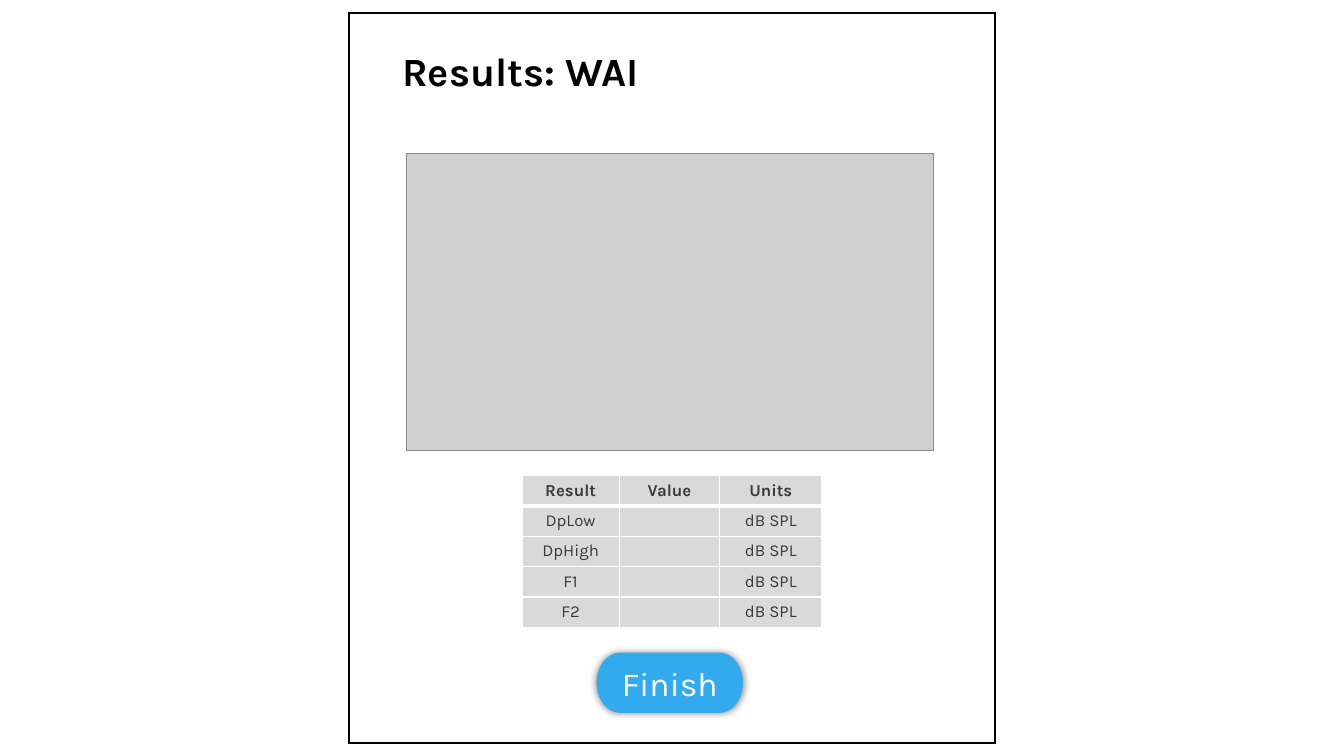
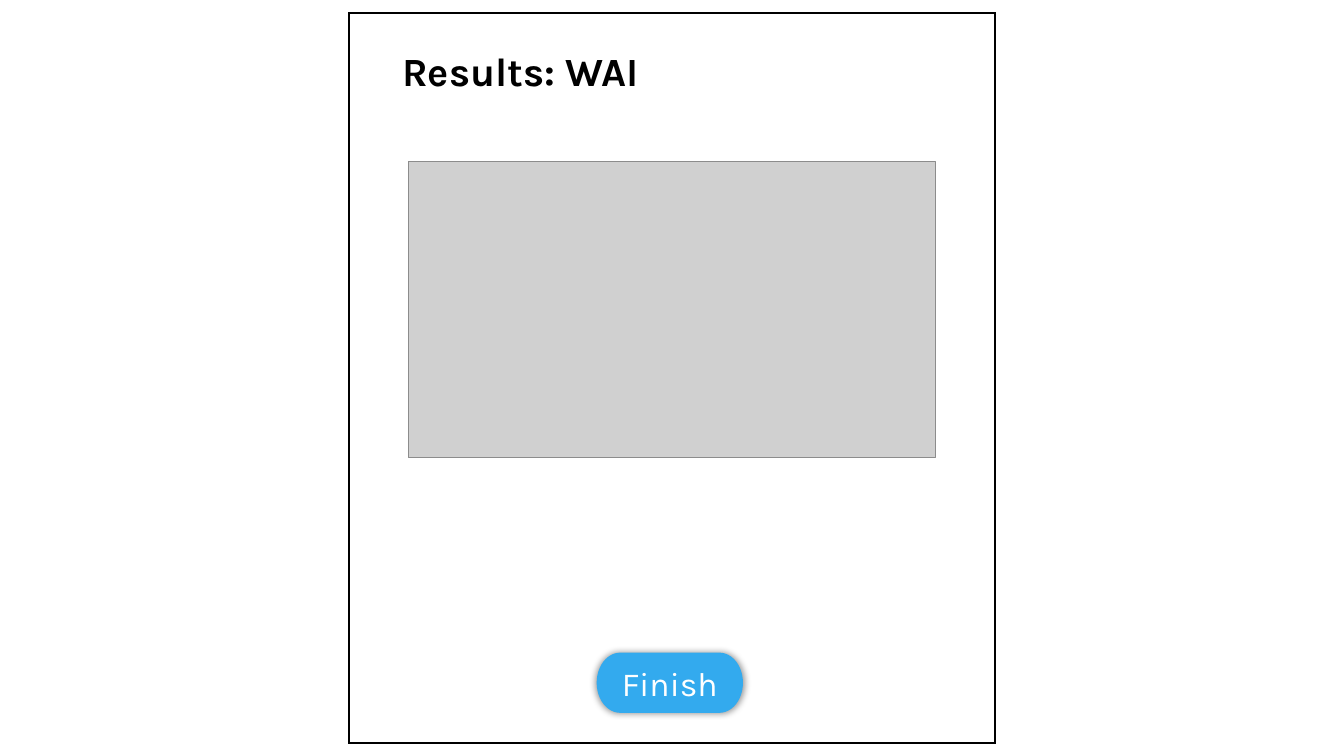
Before and after one commit to OpenHearing/TabSINT, a slide deck: slide 3 of Specifications/wideband-acoustic-immittance/GUI-Screens.pptx. Drawn at 1344x756 pixels with LibreOffice and Linux fonts; fonts in the diff are those of the drawing; grey boxes stand for pictures. Boxes give left, top, right and bottom in pixels: in the first picture for what was removed or moved away, otherwise in the second. Text is boxed around its words. In the diff, an @@ line names an element or a change of style, - is before the commit and + after.

```diff
--- a/Specifications/wideband-acoustic-immittance/GUI-Screens.pptx
+++ b/Specifications/wideband-acoustic-immittance/GUI-Screens.pptx
@@ picture: place and size @@
-picture at (406,154,934,451)
+picture at (408,161,936,458)
@@ table removed at (522,476,824,627), 5 rows, 3 columns @@
-Result | Value | Units
-DpLow |  | dB SPL
-DpHigh |  | dB SPL
-F1 |  | dB SPL
-F2 |  | dB SPL
```
Also in this commit, not shown: 2 other slides changed, 3 other files.
